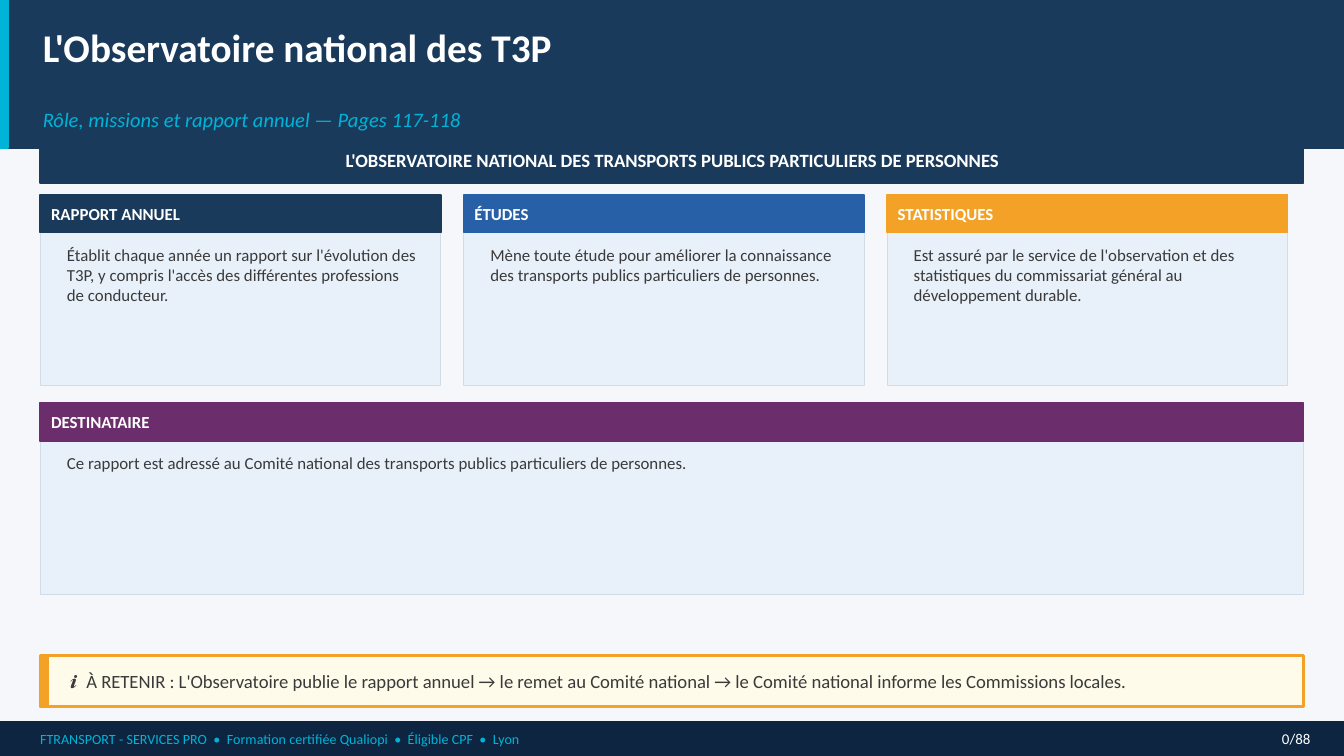
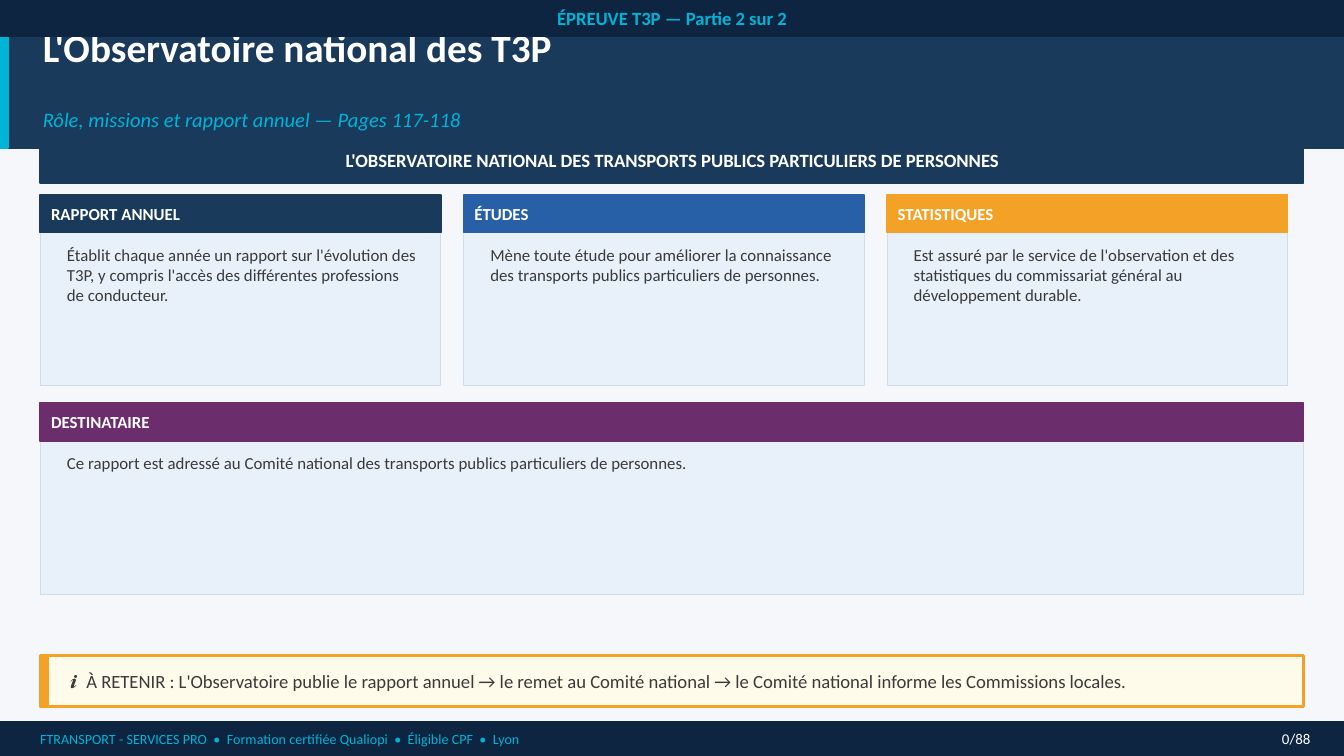
Before and after one commit to nanouf69/insight-learn-manage, a slide deck: slide 25 of public/cours/vtc/A_T3P_partie_2.pptx (slide 21 before the commit). Drawn at 1344x756 pixels with LibreOffice and Linux fonts; fonts in the diff are those of the drawing. Boxes give left, top, right and bottom in pixels: in the first picture for what was removed or moved away, otherwise in the second. Text is boxed around its words. In the diff, an @@ line names an element or a change of style, - is before the commit and + after.

```diff
--- a/public/cours/vtc/A_T3P_partie_2.pptx
+++ b/public/cours/vtc/A_T3P_partie_2.pptx
@@ rectangle added at [0, 0, 1344, 38], fill #0D2540, 10 pt, text #00B4D8, bold @@
+ÉPREUVE T3P — Partie 2 sur 2
```
Also in this commit, not shown: 38 other slides changed, 4 slides added.
